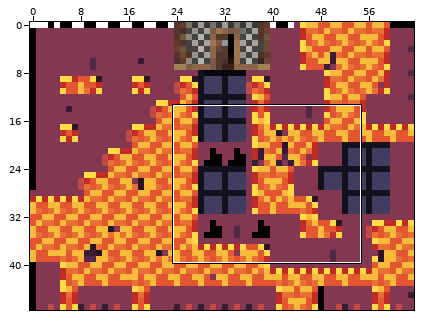
Two states of a pixel-art sprite, Maps/6_m.png. The first picture is a wide view before the edit; the outline marks the close-up.
Close-up. The starting point:
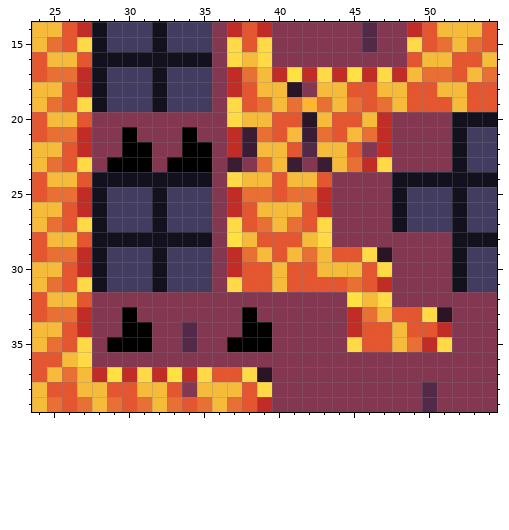
The file is 64x48 pixels. Colours within 5 levels of each other are drawn and written as one. Shown: x 24..54, y 14..39.
The result:
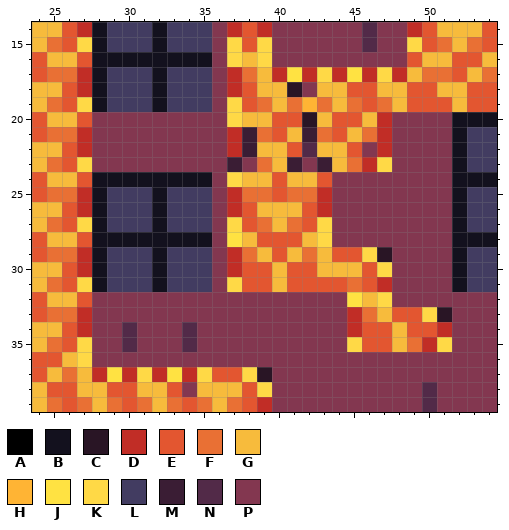
Palette (. is transparent): A #000000  B #13111e  C #291525  D #c12d26  E #e35630  F #e97034  G #f7bb3c  H #ffb434  J #ffe242  K #ffd946  L #423c61  M #3a1d34  N #522a48  P #833750
Changes in this commit:
y 21: x 30 A -> P; x 34 A -> P
y 22: x 30..31 AA -> PP; x 34..35 AA -> PP
y 23: x 29..31 AAA -> PPP; x 33..35 AAA -> PPP
y 24: x 48..51 BBBB -> PPPP
y 25..27: x 48..51 BLLL -> PPPP
y 33: x 30 A -> P; x 38 A -> P
y 34: x 30..31 AA -> NP; x 38..39 AA -> PP
y 35: x 29..31 AAA -> PNP; x 37..39 AAA -> PPP
Where, in picture pixels (left, top, right, bottom), the same in both close-ups:
changed: (107, 127, 212, 172)
changed: (392, 172, 452, 232)
changed: (107, 307, 152, 352)
changed: (227, 307, 272, 352)
